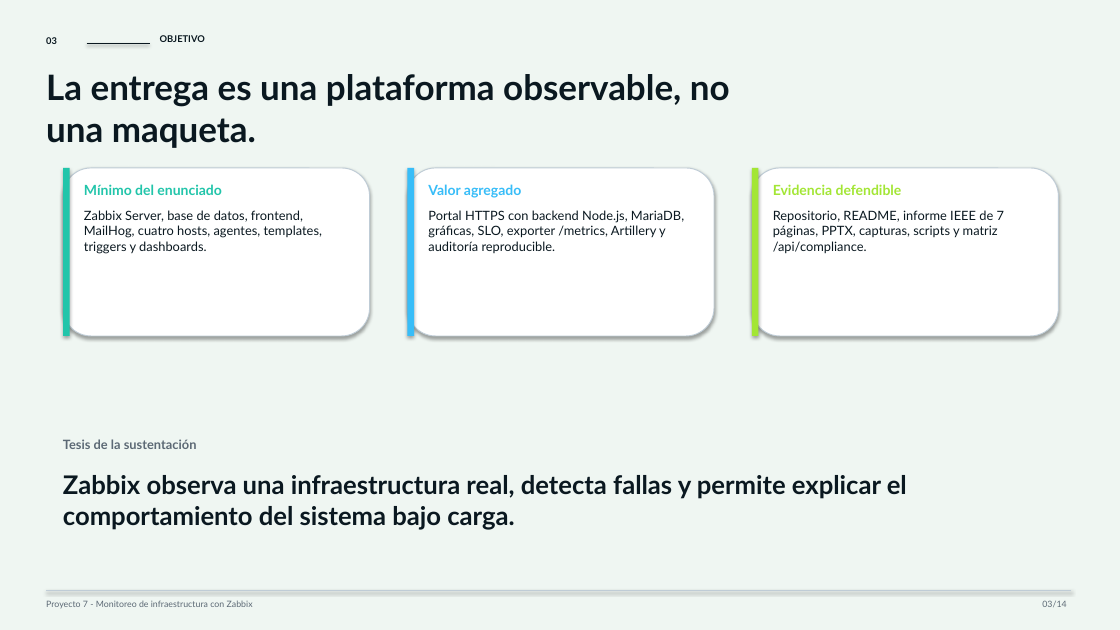
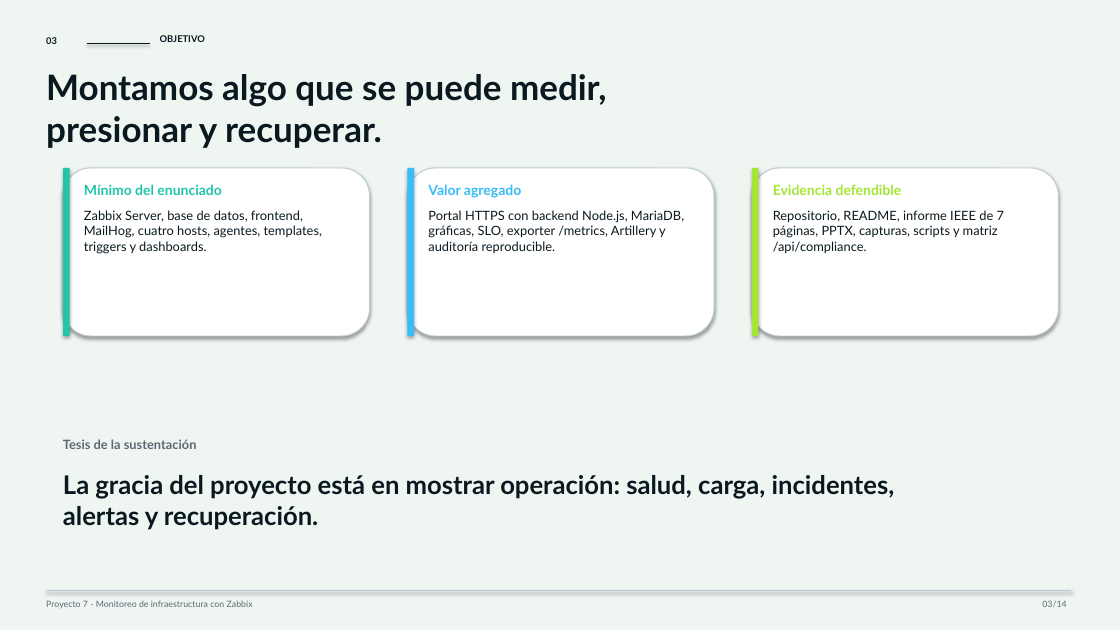
Before and after one commit to ballesterossmartsolutionssas/Proyecto7-Zabbix, a slide deck: slide 3 of entrega-final/Presentacion_Proyecto7_Zabbix.pptx. Drawn at 1120x630 pixels with LibreOffice and Linux fonts; fonts in the diff are those of the drawing. Boxes give left, top, right and bottom in pixels: in the first picture for what was removed or moved away, otherwise in the second. Text is boxed around its words. In the diff, an @@ line names an element or a change of style, - is before the commit and + after.

Commit message:
Expand observability demo and polish deck

```diff
--- a/entrega-final/Presentacion_Proyecto7_Zabbix.pptx
+++ b/entrega-final/Presentacion_Proyecto7_Zabbix.pptx
@@ text at (46,74,607,148): text changed @@
-La entrega es una plataforma observable, no una maqueta.
+Montamos algo que se puede medir, presionar y recuperar.
@@ text at (63,475,895,530): text changed @@
-Zabbix observa una infraestructura real, detecta fallas y permite explicar el comportamiento del sistema bajo carga.
+La gracia del proyecto está en mostrar operación: salud, carga, incidentes, alertas y recuperación.
```
Also in this commit, not shown: 13 other slides changed, 11 other files.
